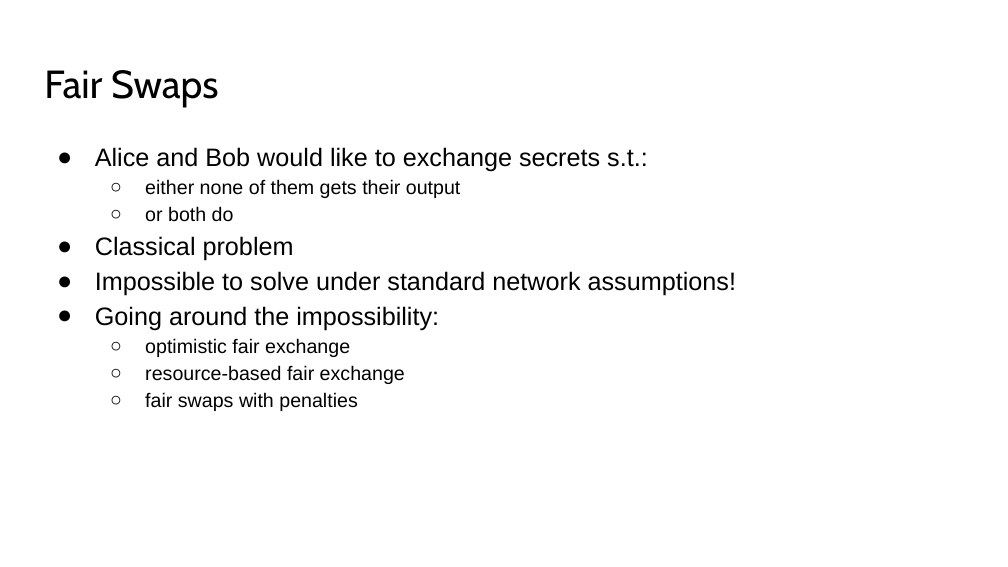
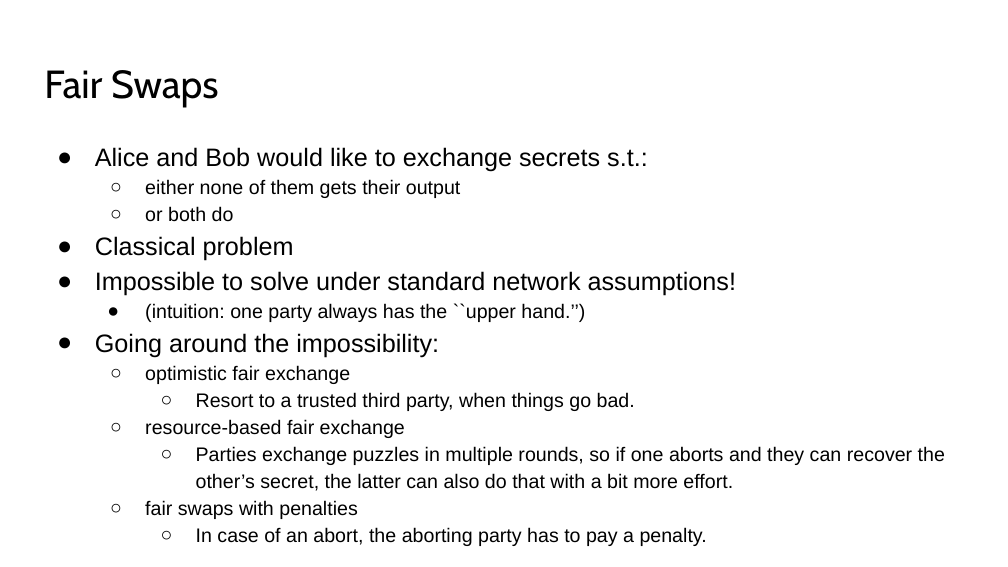
Before and after one commit to solegga/blockchaincourse, a slide deck: slide 42 of BDL2024 - 08 - Anonymity and Privacy, Network Security, Wallets.pptx (slide 40 before the commit). Drawn at 1008x567 pixels with LibreOffice and Linux fonts; fonts in the diff are those of the drawing. Boxes give left, top, right and bottom in pixels: in the first picture for what was removed or moved away, otherwise in the second. Text is boxed around its words. In the diff, an @@ line names an element or a change of style, - is before the commit and + after.

Commit message:
lecture 08

```diff
--- a/BDL2024 - 08 - Anonymity and Privacy, Network Security, Wallets.pptx
+++ b/BDL2024 - 08 - Anonymity and Privacy, Network Security, Wallets.pptx
@@ text at [145, 303, 585, 322]: paragraph added @@
+  ● (intuition: one party always has the ``upper hand.’’)
@@ text at [196, 392, 635, 411]: paragraph added @@
+    ○ Resort to a trusted third party, when things go bad.
@@ text at [196, 446, 945, 491]: paragraph added @@
+    ○ Parties exchange puzzles in multiple rounds, so if one aborts and they can recover the other’s secret, the latter can also do that with a bit more effort.
@@ text at [196, 527, 707, 546]: paragraph added @@
+    ○ In case of an abort, the aborting party has to pay a penalty.
```
Also in this commit, not shown: 14 other slides changed, 2 slides added.
